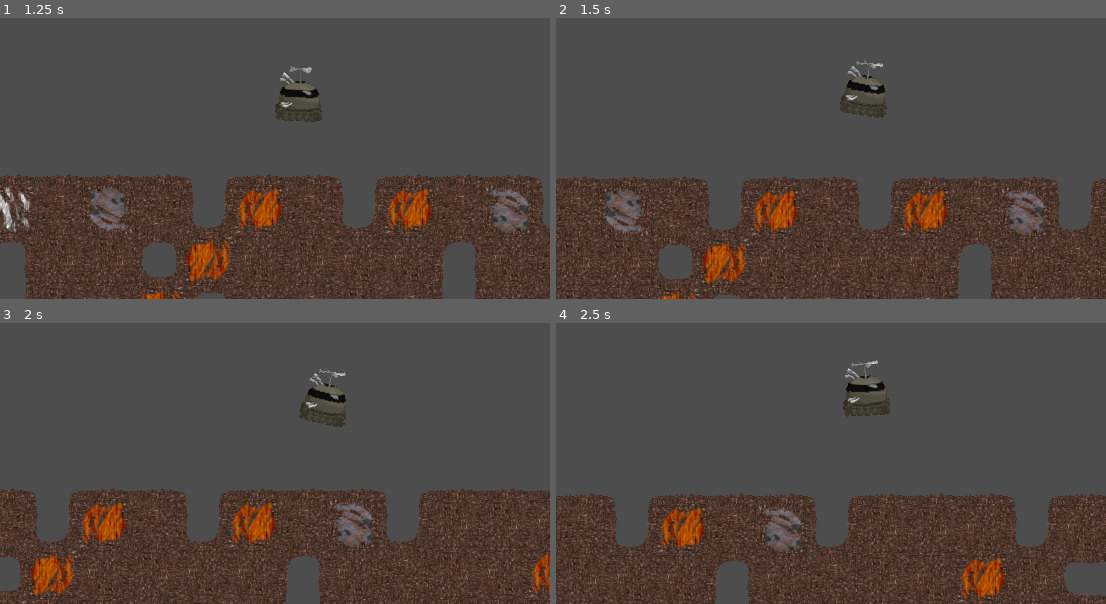
Above: before the commit, frames 1-4 (two rows, left to right).
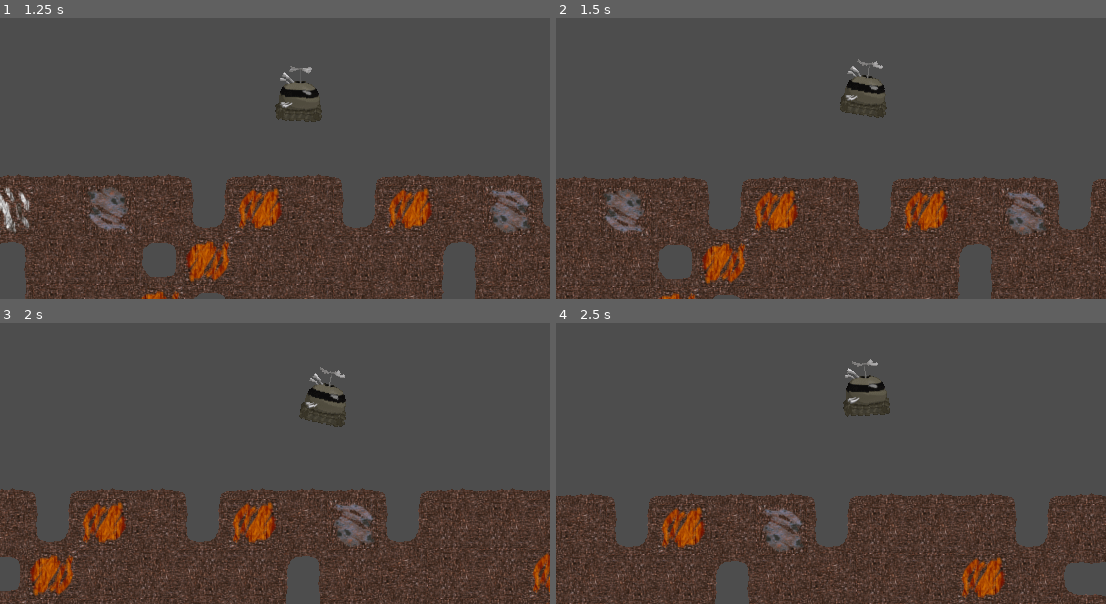
Above: after the commit, the same moments.

Repository: Luc-Reinders/Motherload-Definitive-Edition
Game: Godot game, scene res://scenes/motherload_flash.tscn
Same seed, same stepped clock (60 frames per second), same inputs: the game is played once before the commit and once after it.
Inputs:
- Up to frame 1 (1.25 s): hold D (move_right) from 0.53 s (still down); hold W (move_up) from 0.53 s (still down)
- Up to frame 2 (1.5 s): keep holding D (move_right); release W (move_up) at 1.28 s; tap W (move_up) at 1.35 s
- Up to frame 3 (2 s): keep holding D (move_right); tap W (move_up) at 1.52, 1.82 s
- Up to frame 4 (2.5 s): release D (move_right) at 2.03 s; hold A (move_left) from 2.03 s (still down); hold W (move_up) from 2.03 s (still down)

Frame 1 is identical in both runs. In frame 2, less than 0.1% of the frame differs, in the area x 53-60%, y 14-21%; in frame 3, less than 0.1%; in frame 4, less than 0.1%.

Commit message:
Player movement improvements. Not finished yet.
Digging is broken rn and the FPS seems to be off. I'll come back to this later.

Diff:
--- a/scripts/player/player_abstract.gd
+++ b/scripts/player/player_abstract.gd
@@ -11,9 +11,9 @@
 @onready var animated_sprite : AnimatedSprite2D = $AnimatedSprite
 @onready var collision_shape : CollisionShape2D = $CollisionShape2D
 @onready var state_machine: StateMachine = $"State Machine"
-@export var earth : EarthAbstract # TODO: Remove as export and make an argument in methods?
+@export var earth : EarthAbstract
 
-@export var pod_mass: int # Mass in Decakilograms (1980 kgs becomes 198)
+@export var pod_mass: int # In flash mass is in Decakilograms (1980 kgs becomes 198)
 
 # Pod component variables
 var drill: Drill
--- a/scripts/player/player_flash.gd
+++ b/scripts/player/player_flash.gd
@@ -18,9 +18,9 @@
 ## The only exception to exact equality of the code in ActionScript is the delta time paradism,
 ## which Motherload does not use.
 func _physics_process(delta: float) -> void:
-	var right_pressed: bool = Input.is_action_pressed("move_right")
-	var left_pressed: bool = Input.is_action_pressed("move_left")
-	var up_pressed: bool = Input.is_action_pressed("move_up")
+	var r: bool = Input.is_action_pressed("move_right")
+	var l: bool = Input.is_action_pressed("move_left")
+	var u: bool = Input.is_action_pressed("move_up")
 
 	# Flash Motherload has frame-dependent physics calculations. We assume that our game runs at
 	# the optimal flash fps (24) and adjust our delta time for it. This allows us to keep the
@@ -33,78 +33,9 @@
 	# ActionScript representative velocity back into Godot's velocity system.
 	var xVel: float = float(velocity.x) / float(FLASH_FPS)
 	var yVel: float = float(velocity.y) / float(FLASH_FPS)
-
-	# This handles movement outside of drilling.
-	if !is_drilling():
-		# Check whether pod is not moving vertically and is on floor (grounded?)
-		if int(yVel / 10.0) == 0 and is_on_floor():
-			if right_pressed:
-				xVel = minf(xVel + (float(engine.base_power) / float(calculate_weight())) * delta_f, engine.base_power / 10.0)
-				fuel -= (engine.base_power / 50000.0) * delta_f
-				steam_count += 4
-			elif left_pressed:
-				xVel = maxf(xVel - (float(engine.base_power) / float(calculate_weight())) * delta_f, -engine.base_power / 10.0)
-				fuel -= (engine.base_power / 50000.0) * delta_f
-				steam_count += 4
-			elif up_pressed and not is_turning(): # on floor and turning means pod can't take off
-				yVel = maxf(yVel - (float(engine.base_power) / float(calculate_weight())) * 2 * delta_f, -engine.base_power / 10.0)
-				fuel -= (engine.base_power / 50000.0) * delta_f
-
-			# Apply friction using delta time
-			xVel -= xVel * (1 - FRICTION) * delta_f
-
-			# Set rotation to 0 degrees and rotor speed to 0 since we are on the ground
-			self.rotation_degrees = 0
-			rotor_speed = 0
-
-		else: # Airborn case I guess?
-			if right_pressed:
-				xVel = minf(xVel + (float(engine.base_power) / float(calculate_weight()) / 1.5) * delta_f, engine.base_power / 10.0)
-				rotation_degrees = minf(rotation_degrees + (engine.base_power / 50.0) * delta_f, 15)
-				fuel -= (engine.base_power / 50000.0) * delta_f
-				rotor_speed = minf(rotor_speed + 0.3 * delta_f, 11)
-				steam_count += 2
-			elif left_pressed:
-				xVel = maxf(xVel - (float(engine.base_power)/float(calculate_weight())/1.5)*delta_f, -engine.base_power / 10.0)
-				rotation_degrees = maxf(rotation_degrees - (engine.base_power / 50.0) * delta_f, -15)
-				fuel -= (engine.base_power / 50000.0) * delta_f
-				rotor_speed = minf(rotor_speed + 0.3 * delta_f, 11)
-				steam_count += 2
-			# Flying with no direction held, so we decrease angle of flight towards zero
-			elif rotation_degrees > 1:
-				rotation_degrees -= 1 * delta_f
-			elif rotation_degrees < -1:
-				rotation_degrees += 1 * delta_f
-
-			if up_pressed:
-				## My best guess for this case distinction is when the pod is taking off, we do not
-				## need to update the rotor speed. Also physics slightly different I guess.
-				if state_machine.is_current_any(["Flight","TurnFlight"]):
-					rotor_speed = minf(rotor_speed + 1 * delta_f, 11)
-					yVel = maxf(yVel - (float(engine.base_power) / float(calculate_weight())) * delta_f, -engine.base_power / 12.0)
-				else:
-					yVel = maxf(yVel - (float(engine.base_power) / float(calculate_weight()) / 1.5) * delta_f, -engine.base_power / 12.0)
-				rotation_degrees *= 0.7 # Random rotation resistance? Why?
-				fuel -= (engine.base_power / 50000.0) * delta_f
-				steam_count += 4
-
-			# Add air resistance and gravity
-			xVel -= xVel * (1 - AIR_RESISTANCE) * delta_f
-			yVel -= yVel * (1 - AIR_RESISTANCE) * delta_f
-			yVel = minf(yVel + (GRAVITY / 30.0) * delta_f, 20.0)
-
-			# The code applies this if the mode is "air", so I assume this means both flight and
-			# turning whilst flying.
-			if state_machine.is_current_any(["Flight","TurnFlight"]):
-				rotor_speed = maxf(rotor_speed * 0.95, 2)
-
-	fuel -= (engine.base_power / 100000.0) * delta_f # Base fuel use?
-
-	print(yVel)
-
-	# Calculate ActionScripts velocities back into Godot's velocity system
-	velocity.x = xVel * FLASH_FPS
-	velocity.y = yVel * FLASH_FPS
+	var updatedVel = actionscript_move_subroutine(xVel, yVel, delta_f, r, l, u)
+	velocity.x = updatedVel.x * FLASH_FPS
+	velocity.y = updatedVel.y * FLASH_FPS
 
 	# Move now so I can check for bouncing afterwards
 	var was_on_floor = is_on_floor()
@@ -202,3 +133,74 @@
 
 	move_and_slide()
 	"""
+
+
+
+func actionscript_move_subroutine(xVel: float, yVel: float, delta_f: float, r: bool, l: bool, u: bool) -> Vector2:
+	# This handles movement outside of drilling.
+	if !is_drilling():
+		# Check whether pod is not moving vertically and is on floor (grounded?)
+		if int(yVel / 10.0) == 0 and is_on_floor():
+			if r:
+				xVel = minf(xVel + (float(engine.base_power) / float(calculate_weight())) * delta_f, engine.base_power / 10.0)
+				fuel -= (engine.base_power / 50000.0) * delta_f
+				steam_count += 4
+			elif l:
+				xVel = maxf(xVel - (float(engine.base_power) / float(calculate_weight())) * delta_f, -engine.base_power / 10.0)
+				fuel -= (engine.base_power / 50000.0) * delta_f
+				steam_count += 4
+			elif u and not is_turning(): # on floor and turning means pod can't take off
+				yVel = maxf(yVel - (float(engine.base_power) / float(calculate_weight())) * 2 * delta_f, -engine.base_power / 10.0)
+				fuel -= (engine.base_power / 50000.0) * delta_f
+
+			# Apply friction using delta time
+			xVel -= xVel * (1 - FRICTION) * delta_f
+
+			# Set rotation to 0 degrees and rotor speed to 0 since we are on the ground
+			self.rotation_degrees = 0
+			rotor_speed = 0
+
+		else: # Airborn case I guess?
+			if r:
+				xVel = minf(xVel + (float(engine.base_power) / float(calculate_weight()) / 1.5) * delta_f, engine.base_power / 10.0)
+				rotation_degrees = minf(rotation_degrees + (engine.base_power / 50.0) * delta_f, 15)
+				fuel -= (engine.base_power / 50000.0) * delta_f
+				rotor_speed = minf(rotor_speed + 0.3 * delta_f, 11)
+				steam_count += 2
+			elif l:
+				xVel = maxf(xVel - (float(engine.base_power)/float(calculate_weight())/1.5)*delta_f, -engine.base_power / 10.0)
+				rotation_degrees = maxf(rotation_degrees - (engine.base_power / 50.0) * delta_f, -15)
+				fuel -= (engine.base_power / 50000.0) * delta_f
+				rotor_speed = minf(rotor_speed + 0.3 * delta_f, 11)
+				steam_count += 2
+			# Flying with no direction held, so we decrease angle of flight towards zero
+			elif rotation_degrees > 1:
+				rotation_degrees -= 1 * delta_f
+			elif rotation_degrees < -1:
+				rotation_degrees += 1 * delta_f
+
+			if u:
+				## My best guess for this case distinction is when the pod is taking off, we do not
+				## need to update the rotor speed. Also physics slightly different I guess.
+				if state_machine.is_current_any(["Flight","TurnFlight"]):
+					rotor_speed = minf(rotor_speed + 1 * delta_f, 11)
+					yVel = maxf(yVel - (float(engine.base_power) / float(calculate_weight())) * delta_f, -engine.base_power / 12.0)
+				else:
+					yVel = maxf(yVel - (float(engine.base_power) / float(calculate_weight()) / 1.5) * delta_f, -engine.base_power / 12.0)
+				rotation_degrees *= 0.7 # Random rotation resistance? Why?
+				fuel -= (engine.base_power / 50000.0) * delta_f
+				steam_count += 4
+
+			# Add air resistance and gravity
+			xVel -= xVel * (1 - AIR_RESISTANCE) * delta_f
+			yVel -= yVel * (1 - AIR_RESISTANCE) * delta_f
+			yVel = minf(yVel + (GRAVITY / 30.0) * delta_f, 20.0)
+
+			# The code applies this if the mode is "air", so I assume this means both flight and
+			# turning whilst flying.
+			if state_machine.is_current_any(["Flight","TurnFlight"]):
+				rotor_speed = maxf(rotor_speed - rotor_speed * 0.05 * delta_f, 2)
+
+	fuel -= (engine.base_power / 100000.0) * delta_f # Base fuel use?
+
+	return Vector2(xVel, yVel)
--- a/scripts/states/player_flight_state.gd
+++ b/scripts/states/player_flight_state.gd
@@ -14,9 +14,20 @@
 	var left = Input.is_action_pressed("move_left")
 	var down = Input.is_action_pressed("move_down")
 
-	# Update animation speed depending on rotor speed. This formula is based on the decompiled
-	# code from flash Motherload.
-	player.animated_sprite.speed_scale = (PlayerFlash.FLASH_FPS/5.0) * player.rotor_speed
+	# The next (seemingly simple) line of code requires some explanation. Flash Motherload changes
+	# their animation speed is done in the most peculiar way. The rotor animation consists of
+	# 5 frames, and they seem to duplicate each rotor animation 4 times (so we are left with
+	# 25 frames in total). These are put in order, so every "frame" actually lasts 5 frames. Each
+	# update they move the animation int(rotorVel) steps ahead. So if rotorVel is very low, some
+	# "frames" last multiple frames, giving the illusion of the animation moving slower
+	# Now, Godot is not retarded, so we can modularly change the animation speed scale. Intuitvely
+	# the speed scale should scale linearly with the rotor speed. Since rotorVel = 5 means that
+	# each "frame" lasts one frame, we obtain the corresponding linear formula.
+	# Additional example: rotorVel can be at most ~10 when setting the frame variable. This means
+	# that it runs through 10 "frames" out of 25 (or 2 "real" frames), so we have
+	# rotor speed = 10/5 = 2, which corresponds to double the FPS, which coincides with what
+	# the actionscript code would do.
+	player.animated_sprite.speed_scale = (player.rotor_speed/5.0)
 
 	if player.is_on_floor():
 		if down:
